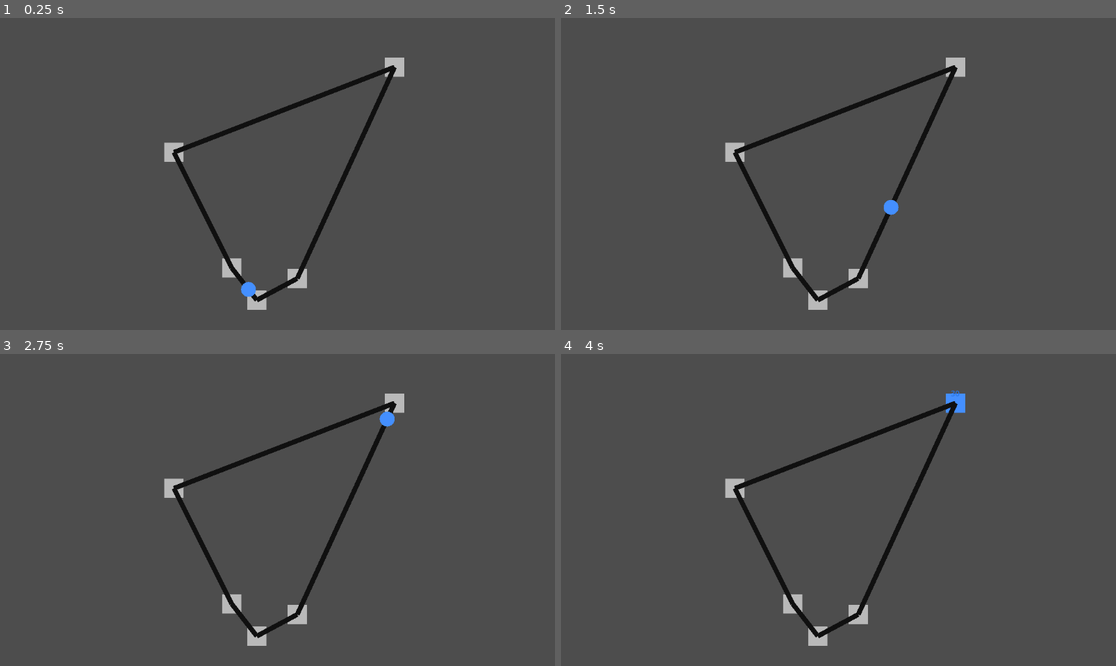
Above: before the commit, frames 1-4 (two rows, left to right).
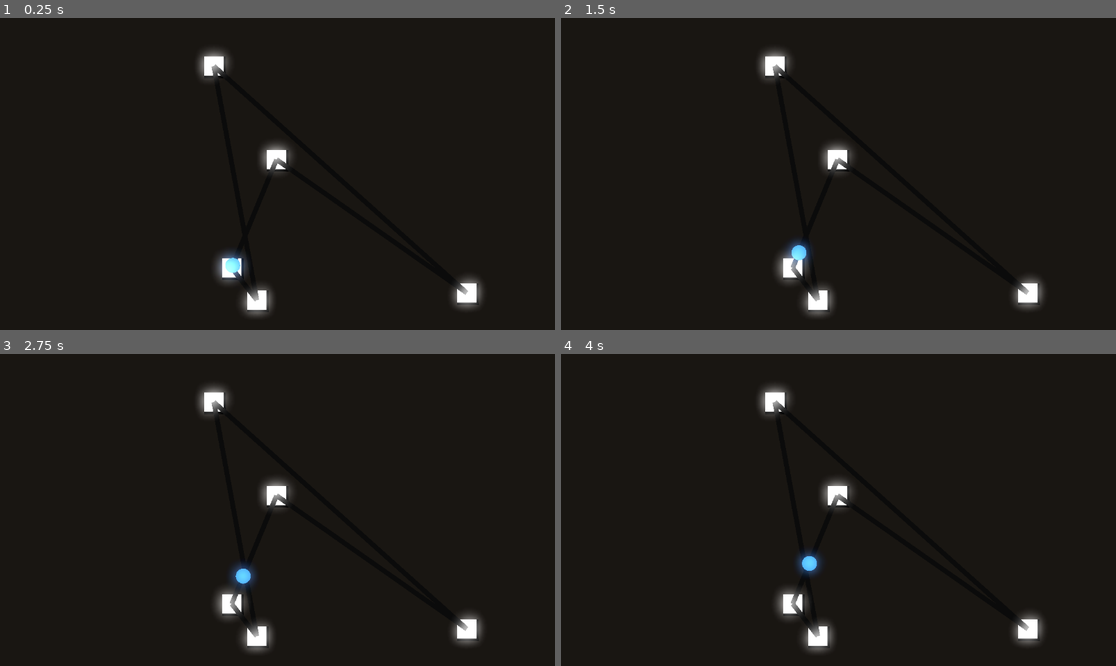
Above: after the commit, the same moments.

Repository: syshotdev/RiskyStrats
Game: Godot game, scene res://main.tscn
Same seed, same stepped clock (60 frames per second), same inputs: the game is played once before the commit and once after it.
Inputs (mouse positions are in pixels of both pictures, inside the frame that each line leads up to):
- Up to frame 1 (0.25 s): no input
- Up to frame 2 (1.5 s): move the mouse to (794, 267) at 0.52 s; click (794, 267) at 0.67 s; move the mouse to (816, 298) at 1.27 s; click (816, 298) at 1.42 s
- Up to frame 3 (2.75 s): move the mouse to (299, 612) at 2.02 s; click (299, 612) at 2.17 s
- Up to frame 4 (4 s): move the mouse to (733, 488) at 2.77 s; click (733, 488) at 2.92 s; move the mouse to (955, 403) at 3.52 s; click (955, 403) at 3.67 s

The runs differ from the first frame. In frame 1, 98% of the frame differs, in the area x 0-100%, y 0-100%; in frame 2, 98%; in frame 3, 98%; in frame 4, 98%.

Commit message:
Added glow, reworked pathfinding, start of selecting objects.

Diff:
--- /dev/null
+++ b/Objects/Select.gd
@@ -0,0 +1,9 @@
+extends Area2D
+
+signal selectionChanged(selected : bool)
+
+var isSelected = false
+
+func setSelected(selected : bool):
+	isSelected = selected
+	selectionChanged.emit(isSelected)
--- a/Objects/changeColor.gd
+++ b/Objects/changeColor.gd
@@ -1,6 +1,7 @@
 extends Control
 
 @onready var colorRect = $ColorRect
+@onready var shadow = $Shadow
 @onready var labelBox = $ColorBox
 
 
@@ -14,6 +15,7 @@
 
 func setColorRectColor(color : GameColors.colors):
 	colorRect.color = GameColors.getColorFromEnum(color)
+	#shadow.color = GameColors.getColorFromEnum(color) - Color(0.25,0.25,0.25)
 
 
 func updateUnitDisplay(units : Array[Unit]):
--- a/Objects/gameNode.gd
+++ b/Objects/gameNode.gd
@@ -2,7 +2,6 @@
 
 class_name GameNode
 
-signal unitRecieved(roadUnit : RoadUnit)
 signal addColorToDisplay(units : Array[Unit])
 signal changeNodeColor(color : GameColors.colors)
 
@@ -147,6 +146,11 @@
 			dictionary.erase(key)
 	return dictionary
 
+# When selection updated, turn on white circle to show selection
+func onSelected(selected):
+	# While circle script here
+	pass
+
 
 func changeCurrentColorToBiggestColor(colorUnits):
 	var biggestAmount := 0
--- a/Objects/node.tscn
+++ b/Objects/node.tscn
@@ -1,8 +1,11 @@
-[gd_scene load_steps=4 format=3 uid="uid://cjpcojig6iwdw"]
+[gd_scene load_steps=5 format=3 uid="uid://cjpcojig6iwdw"]
 
 [ext_resource type="Script" path="res://Objects/gameNode.gd" id="1_xo6op"]
 [ext_resource type="Script" path="res://Objects/changeColor.gd" id="2_385qc"]
-[ext_resource type="Script" path="res://Objects/SelectionArea2D.gd" id="3_kltge"]
+[ext_resource type="Script" path="res://Objects/Select.gd" id="3_pq1u5"]
+
+[sub_resource type="RectangleShape2D" id="RectangleShape2D_kh0e4"]
+size = Vector2(16, 16)
 
 [node name="GameNode" type="Node2D"]
 script = ExtResource("1_xo6op")
@@ -24,7 +27,14 @@
 size_flags_vertical = 4
 script = ExtResource("2_385qc")
 
+[node name="Shadow" type="ColorRect" parent="Control"]
+layout_mode = 0
+offset_right = 45.0
+offset_bottom = 45.0
+color = Color(0, 0, 0, 1)
+
 [node name="ColorRect" type="ColorRect" parent="Control"]
+modulate = Color(1.5, 1.5, 1.5, 1)
 layout_mode = 0
 offset_right = 40.0
 offset_bottom = 40.0
@@ -43,7 +53,12 @@
 grow_vertical = 2
 
 [node name="SelectionArea2D" type="Area2D" parent="."]
-script = ExtResource("3_kltge")
+script = ExtResource("3_pq1u5")
+
+[node name="Area" type="CollisionShape2D" parent="SelectionArea2D"]
+shape = SubResource("RectangleShape2D_kh0e4")
+debug_color = Color(0, 0, 0, 0.368627)
 
 [connection signal="addColorToDisplay" from="." to="Control" method="updateColorDisplay"]
 [connection signal="changeNodeColor" from="." to="Control" method="changeColor"]
+[connection signal="selectionChanged" from="SelectionArea2D" to="." method="onSelected"]
--- a/Objects/road.gd
+++ b/Objects/road.gd
@@ -11,7 +11,7 @@
 
 
 # For ALL RoadUnits
-const nodeSpeed = 1000
+const nodeSpeed = 100
 var roadLength # Calculated in ready
 
 # For each road unit, to move them all along the road and keep track of them
--- a/main.gd
+++ b/main.gd
@@ -7,29 +7,19 @@
 	roads = find_child("Roads").get_children()
 	nodes = find_child("Nodes").get_children()
 
+	# Inits the node's neighbors
 	for road in roads:
 		setRoadNodeNeighbors(road)
 
-	for node in nodes:
-		#print(node.neigbors)
-		#print(node.neigborRoads)
-		pass
-
 	var startNode = nodes[0]
 	var endNode = nodes[4]
-	sendPayload(startNode,endNode,Unit.new(GameColors.colors.BLUE, 30))
+
+	var distributer = PayloadDistributer.new()
+	distributer.sendPayload(startNode,endNode,Unit.new(GameColors.colors.BLUE, 30))
 
 
-# Simple. Pathfinds a way to endNode, asks startNode to send a unit with the route and units, colors later.
-func sendPayload(startNode : GameNode, endNode : GameNode, unit : Unit):
-	var route = pathfind(startNode, endNode)
-
-	var roadUnit = RoadUnit.new(unit.currentColor, unit.units)
-	roadUnit.units = unit.units
-	roadUnit.route = route
-
-	startNode.processRoadUnit(roadUnit)
-
+func _process(delta):
+	pass
 
 # Gets the road's node1 and node2 and sets themselves as neighbors
 func setRoadNodeNeighbors(road : Road):
@@ -37,77 +27,3 @@
 	var node2 = road.node2
 	node1.addNeigbor(node2,road)
 	node2.addNeigbor(node1,road)
-
-
-# Returns all the nodes TO the end, not including the current node.
-func pathfind(startNode : GameNode, endNode : GameNode) -> Array[GameNode]:
-	var currentColor = startNode.currentColor
-
-	var toCheck : Array[GameNode] = [startNode]
-	var checked : Array[GameNode] = []
-
-	# Simple, records the node that this node took to get here. Used to reconstruct path back
-	# Key node, value nodeItCameFrom
-	var nodeParent : Dictionary = {}
-
-	while toCheck.size() > 0:
-		var lowestCostIndex = findLeastCostNode(startNode, endNode, toCheck)
-
-		var currentNode = toCheck[lowestCostIndex]
-
-
-		# If we've found the goal, end search
-		if(currentNode == endNode):
-			return calculatePathBack(startNode,endNode,nodeParent) # Return the array
-
-		# Remove current node from the search
-		checked.append(currentNode)
-		toCheck.remove_at(lowestCostIndex)
-
-		for neighbor in currentNode.neigbors:
-			print(neighbor)
-			# If it's been checked or it's not our color, don't check it
-			if neighbor in checked or neighbor.currentColor != currentColor:
-				continue
-
-			toCheck.append(neighbor)
-			# Parent = currentNode, because current node neigbors is this
-			nodeParent[neighbor] = currentNode
-
-	# Return nothing because there was no path
-	return []
-
-
-func calculatePathBack(startNode : GameNode, endNode : GameNode, nodeParent : Dictionary) -> Array[GameNode]:
-	var currentNode := endNode
-	var route : Array[GameNode] = []
-
-	while currentNode in nodeParent:
-		route.push_front(currentNode)
-		currentNode = nodeParent[currentNode]
-
-	print(route)
-	return route
-
-
-# Returns the lowest cost node from an array
-func findLeastCostNode(startNode : GameNode, endNode : GameNode, gameNodesToCheck : Array[GameNode]) -> int:
-	var lowestCost : float = 9999999999
-	var lowestCostIndex : int = 0
-
-	for nodeIndex in range(gameNodesToCheck.size()):
-		var node = gameNodesToCheck[nodeIndex]
-		var nodeCost = calculateCostOfNode(node, startNode, endNode)
-
-		if(nodeCost < lowestCost):
-			lowestCostIndex = nodeIndex
-			lowestCost = nodeCost
-
-	return lowestCostIndex
-
-
-# Just the distance between node1 and node2
-func calculateCostOfNode(node : GameNode, startNode : GameNode, endNode : GameNode) -> float:
-	var fromStartCost = node.position.distance_to(startNode.position)
-	var fromEndCost = node.position.distance_to(endNode.position)
-	return fromStartCost + fromEndCost
--- a/main.tscn
+++ b/main.tscn
@@ -1,8 +1,18 @@
-[gd_scene load_steps=4 format=3 uid="uid://cvb7j4gup8mxa"]
+[gd_scene load_steps=5 format=3 uid="uid://cvb7j4gup8mxa"]
 
 [ext_resource type="Script" path="res://main.gd" id="1_0f1fw"]
 [ext_resource type="PackedScene" uid="uid://cjpcojig6iwdw" path="res://Objects/node.tscn" id="1_5ulmy"]
 [ext_resource type="PackedScene" uid="uid://cx5e5su7u3ix0" path="res://Objects/road.tscn" id="2_8i177"]
+
+[sub_resource type="Environment" id="Environment_p2hpy"]
+background_mode = 3
+background_color = Color(0.74902, 0.690196, 0.803922, 1)
+glow_enabled = true
+glow_intensity = 2.29
+glow_strength = 0.64
+glow_blend_mode = 0
+glow_hdr_threshold = 0.0
+fog_light_color = Color(0.317647, 0.345098, 0.392157, 1)
 
 [node name="Main" type="Node2D"]
 script = ExtResource("1_0f1fw")
@@ -18,13 +28,13 @@
 position = Vector2(-43, 262)
 
 [node name="Node3" parent="Nodes" instance=ExtResource("1_5ulmy")]
-position = Vector2(41, 217)
+position = Vector2(-132, -224)
 
 [node name="Node4" parent="Nodes" instance=ExtResource("1_5ulmy")]
-position = Vector2(-215, -45)
+position = Vector2(-2, -30)
 
 [node name="Node5" parent="Nodes" instance=ExtResource("1_5ulmy")]
-position = Vector2(243, -222)
+position = Vector2(393, 247)
 
 [node name="Roads" type="Node2D" parent="."]
 
@@ -48,6 +58,9 @@
 node1 = NodePath("../../Nodes/Node")
 node2 = NodePath("../../Nodes/Node4")
 
+[node name="WorldEnvironment" type="WorldEnvironment" parent="."]
+environment = SubResource("Environment_p2hpy")
+
 [connection signal="changeNodeColor" from="Nodes/Node" to="Nodes/Node/Control" method="changeNodeColor"]
 [connection signal="changeNodeColor" from="Nodes/Node2" to="Nodes/Node2/Control" method="changeNodeColor"]
 [connection signal="changeNodeColor" from="Nodes/Node3" to="Nodes/Node3/Control" method="changeNodeColor"]
--- /dev/null
+++ b/payloadDistributer.gd
@@ -0,0 +1,88 @@
+extends Node
+
+class_name PayloadDistributer
+
+
+# Simple. Pathfinds a way to endNode, asks startNode to send a unit with the route and units, colors later.
+func sendPayload(startNode : GameNode, endNode : GameNode, unit : Unit):
+	var route = pathfind(startNode, endNode)
+
+	var roadUnit = RoadUnit.new(unit.currentColor, unit.units)
+	roadUnit.units = unit.units
+	roadUnit.route = route
+
+	startNode.processRoadUnit(roadUnit)
+
+
+# Returns all the nodes TO the end, not including the current node.
+func pathfind(startNode : GameNode, endNode : GameNode) -> Array[GameNode]:
+	var currentColor = startNode.currentColor
+
+	var toCheck : Array[GameNode] = [startNode]
+	var checked : Array[GameNode] = []
+
+	# Simple, records the node that this node took to get here. Used to reconstruct path back
+	# Key node, value nodeItCameFrom
+	var nodeParent : Dictionary = {}
+
+	while toCheck.size() > 0:
+		var lowestCostIndex = findLeastCostNode(startNode, endNode, toCheck)
+
+		var currentNode = toCheck[lowestCostIndex]
+
+
+		# If we've found the goal, end search
+		if(currentNode == endNode):
+			return calculatePathBack(startNode,endNode,nodeParent) # Return the array
+
+		# Remove current node from the search
+		checked.append(currentNode)
+		toCheck.remove_at(lowestCostIndex)
+
+		for neighbor in currentNode.neigbors:
+			print(neighbor)
+			# If it's been checked or it's not our color, don't check it
+			if neighbor in checked or neighbor.currentColor != currentColor:
+				continue
+
+			toCheck.append(neighbor)
+			# Parent = currentNode, because current node neigbors is this
+			nodeParent[neighbor] = currentNode
+
+	# Return nothing because there was no path
+	return []
+
+
+func calculatePathBack(startNode : GameNode, endNode : GameNode, nodeParent : Dictionary) -> Array[GameNode]:
+	var currentNode := endNode
+	var route : Array[GameNode] = []
+
+	while currentNode in nodeParent:
+		route.push_front(currentNode)
+		currentNode = nodeParent[currentNode]
+
+	print(route)
+	return route
+
+
+# Returns the lowest cost node from an array
+func findLeastCostNode(startNode : GameNode, endNode : GameNode, gameNodesToCheck : Array[GameNode]) -> int:
+	var lowestCost : float = 9999999999
+	var lowestCostIndex : int = 0
+
+	for nodeIndex in range(gameNodesToCheck.size()):
+		var node = gameNodesToCheck[nodeIndex]
+		var nodeCost = calculateCostOfNode(node, startNode, endNode)
+
+		if(nodeCost < lowestCost):
+			lowestCostIndex = nodeIndex
+			lowestCost = nodeCost
+
+	return lowestCostIndex
+
+
+# Just the distance between node1 and node2
+func calculateCostOfNode(node : GameNode, startNode : GameNode, endNode : GameNode) -> float:
+	var fromStartCost = node.position.distance_to(startNode.position)
+	var fromEndCost = node.position.distance_to(endNode.position)
+	return fromStartCost + fromEndCost
--- a/project.godot
+++ b/project.godot
@@ -13,4 +13,7 @@
 config/name="Risky Strats"
 run/main_scene="res://main.tscn"
 config/features=PackedStringArray("4.2", "Forward Plus")
-config/icon="res://icon.svg"
+
+[rendering]
+
+environment/defaults/default_clear_color=Color(0.109804, 0.0980392, 0.0862745, 1)
